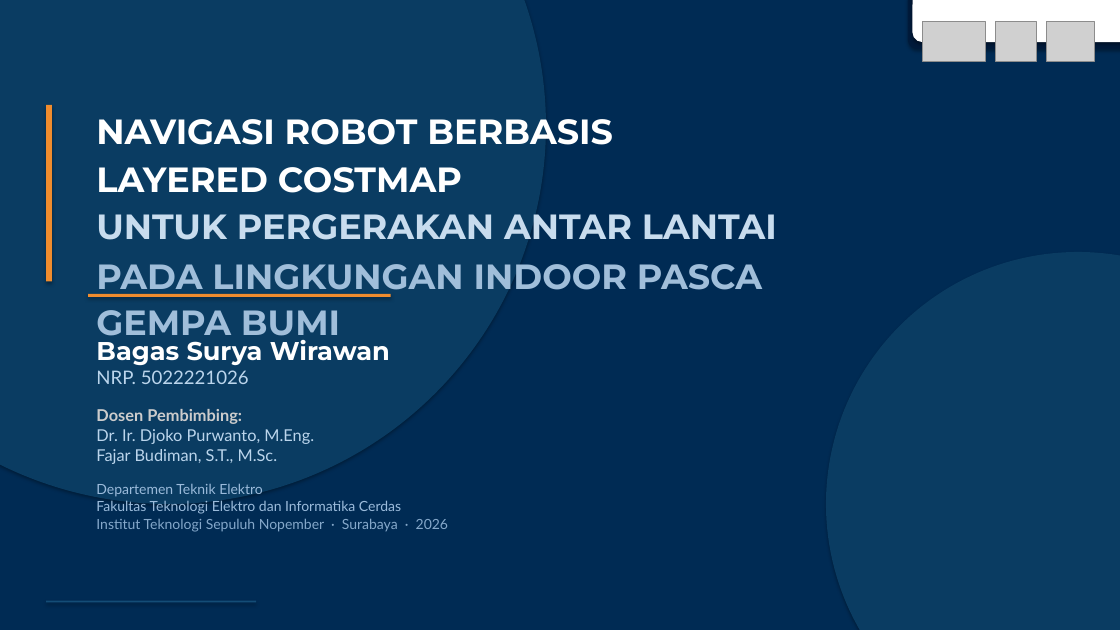
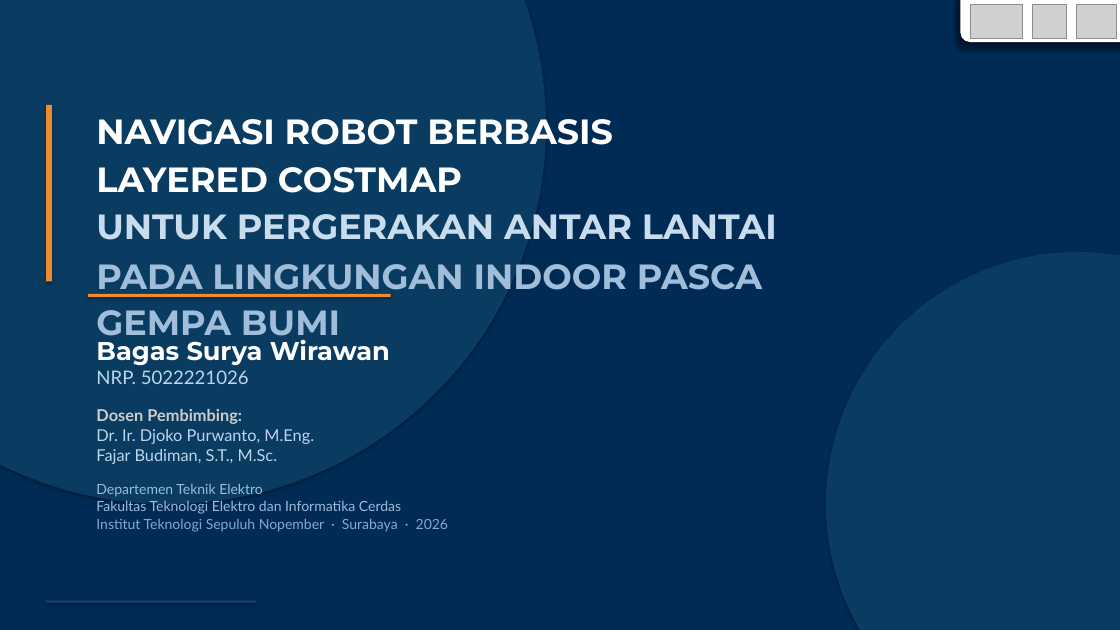
Before and after one commit to bagaswizard/Buku_TA, a slide deck: slide 1 of Presentasi_Sidang_TA.pptx. Drawn at 1120x630 pixels with LibreOffice and Linux fonts; fonts in the diff are those of the drawing; grey boxes stand for pictures. Boxes give left, top, right and bottom in pixels: in the first picture for what was removed or moved away, otherwise in the second. Text is boxed around its words. In the diff, an @@ line names an element or a change of style, - is before the commit and + after.

```diff
--- a/Presentasi_Sidang_TA.pptx
+++ b/Presentasi_Sidang_TA.pptx
@@ rounded rectangle: place and size @@
-rounded rectangle at (908, 0, 1120, 50)
+rounded rectangle at (956, 0, 1120, 50)
@@ rounded rectangle: place and size @@
-rounded rectangle at (912, 0, 1120, 42)
+rounded rectangle at (960, 0, 1120, 42)
@@ picture: place and size @@
-picture at (923, 21, 986, 61)
+picture at (970, 5, 1023, 39)
@@ picture: place and size @@
-picture at (996, 21, 1037, 61)
+picture at (1033, 5, 1067, 39)
@@ picture: place and size @@
-picture at (1046, 21, 1094, 61)
+picture at (1077, 5, 1117, 39)
```
Also in this commit, not shown: 13 other slides changed, 5 slides added, 3 slides removed, 7 other files.
